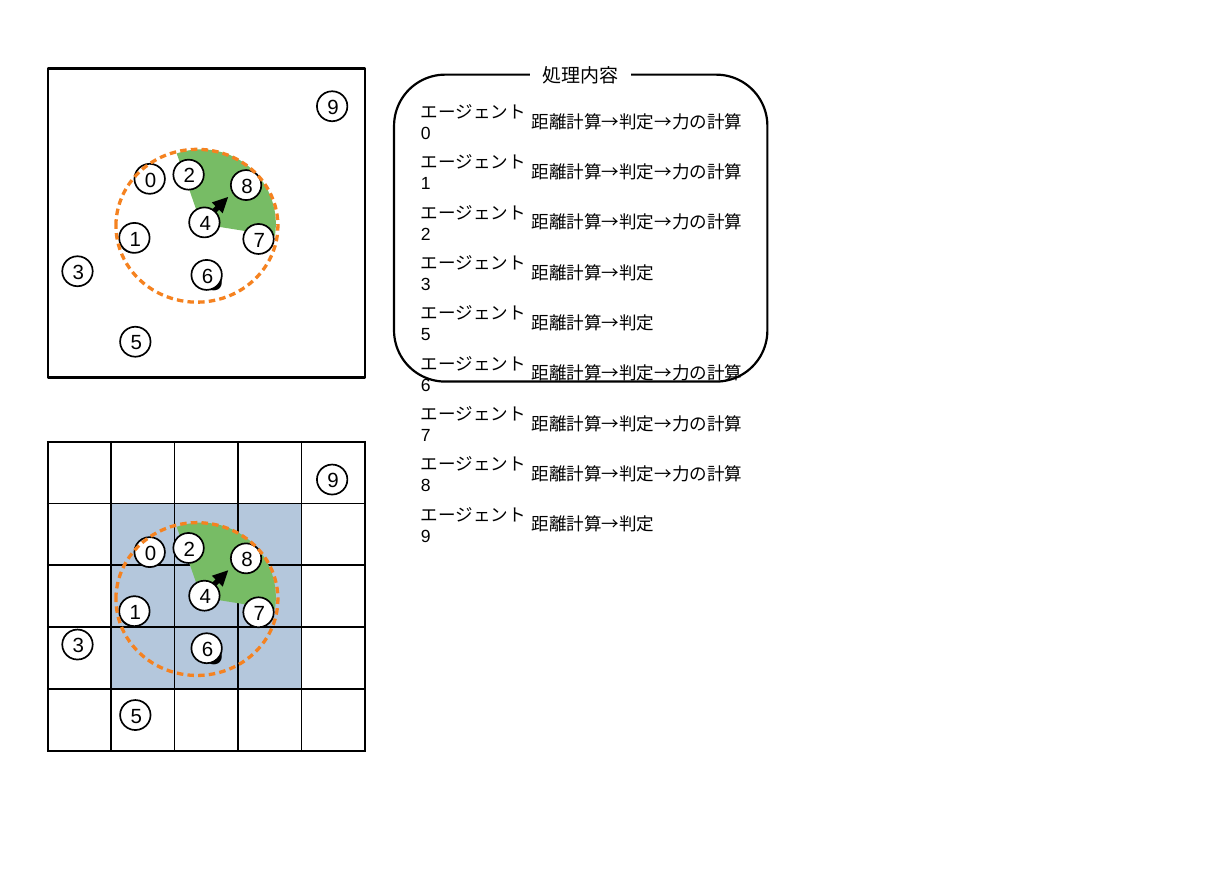
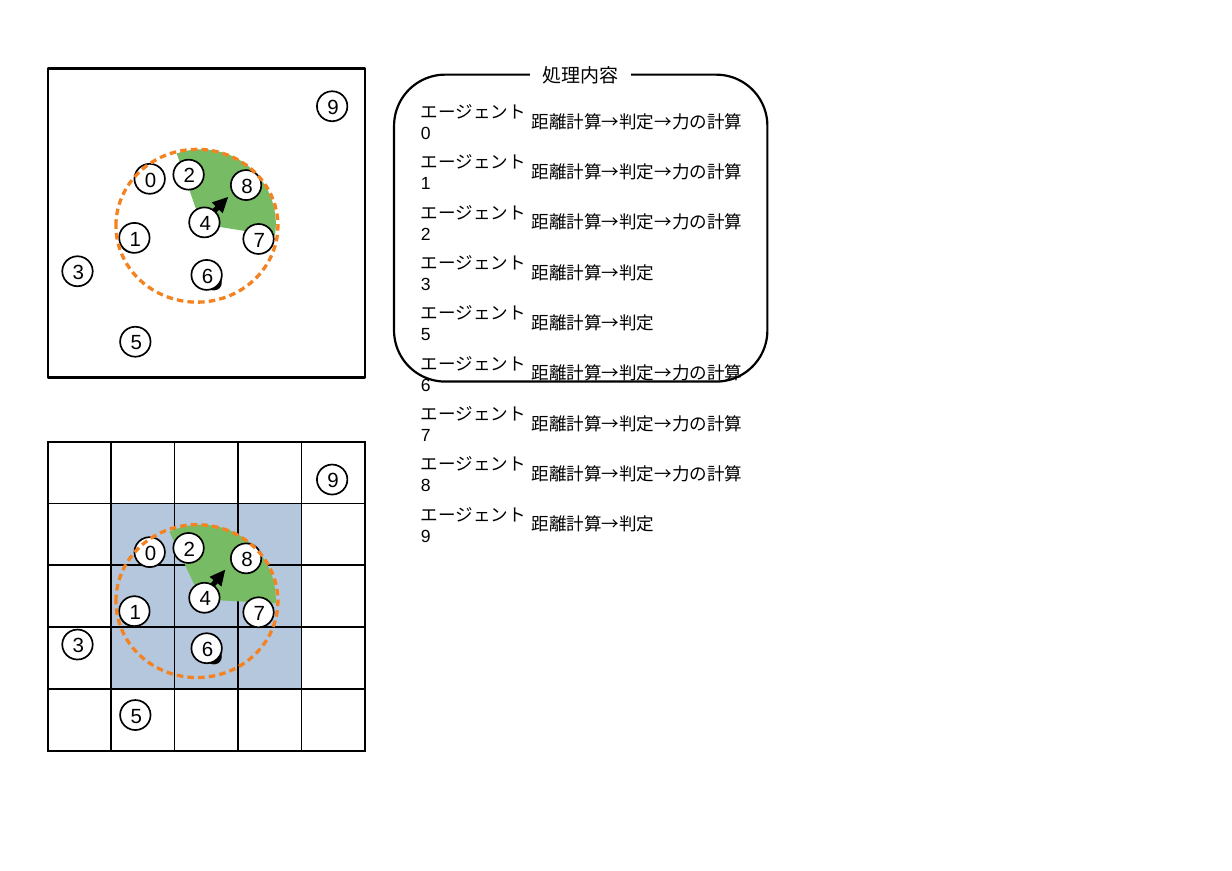
Before and after one commit to payao8810/shuron, a slide deck: slide 15 of fig.odp. Drawn at 1232x871 pixels with LibreOffice and Linux fonts; fonts in the diff are those of the drawing. Boxes give left, top, right and bottom in pixels: in the first picture for what was removed or moved away, otherwise in the second. Text is boxed around its words. In the diff, an @@ line names an element or a change of style, - is before the commit and + after.

```diff
--- a/fig.odp
+++ b/fig.odp
@@ freeform shape at [96,494,306,704]: rotation 315 to 309 degrees; outline redrawn @@
@@ arrow moved from (214, 585) - (228, 570) to (212, 586) - (225, 570) @@
```
Also in this commit, not shown: 2 slides added, 4 other files.
